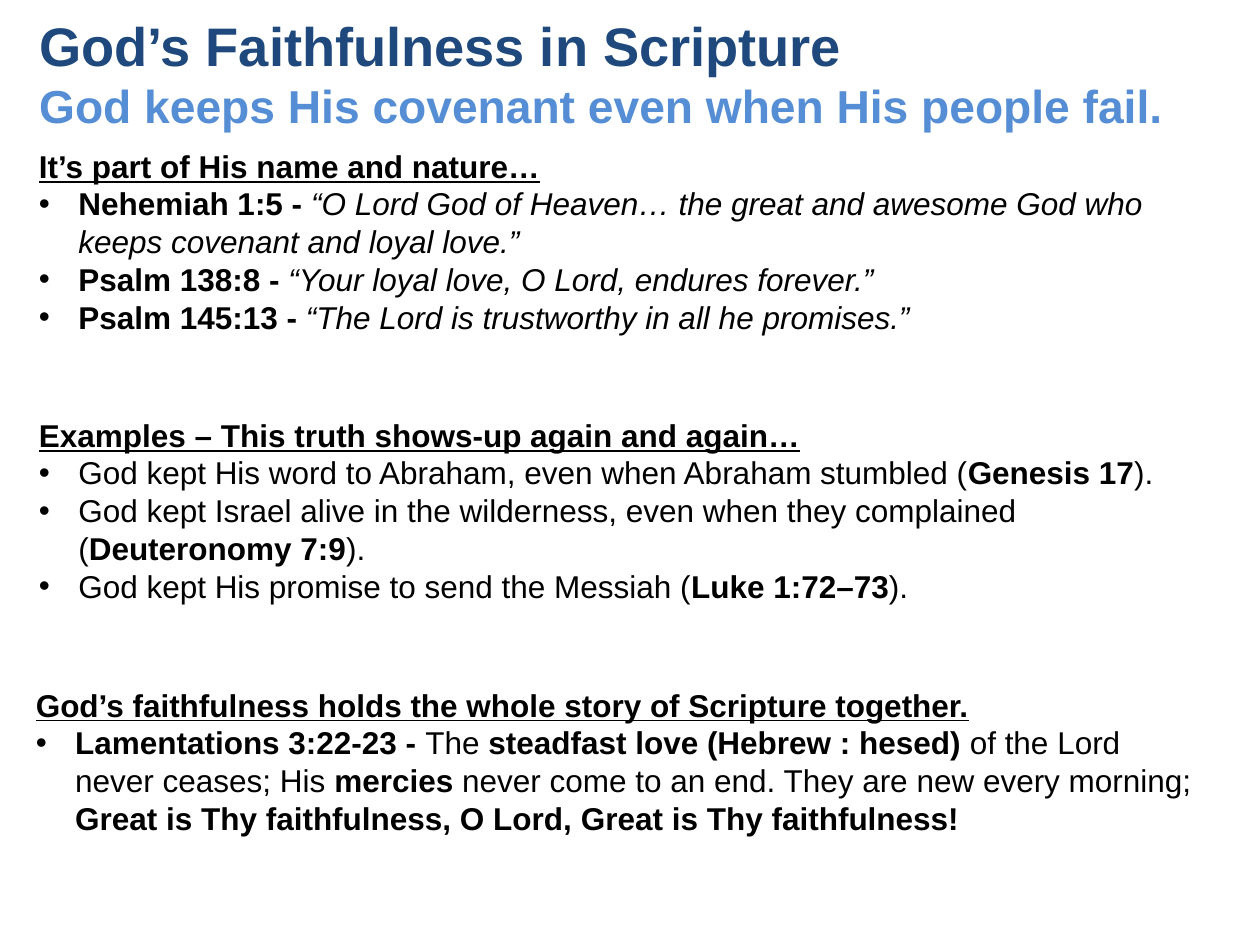
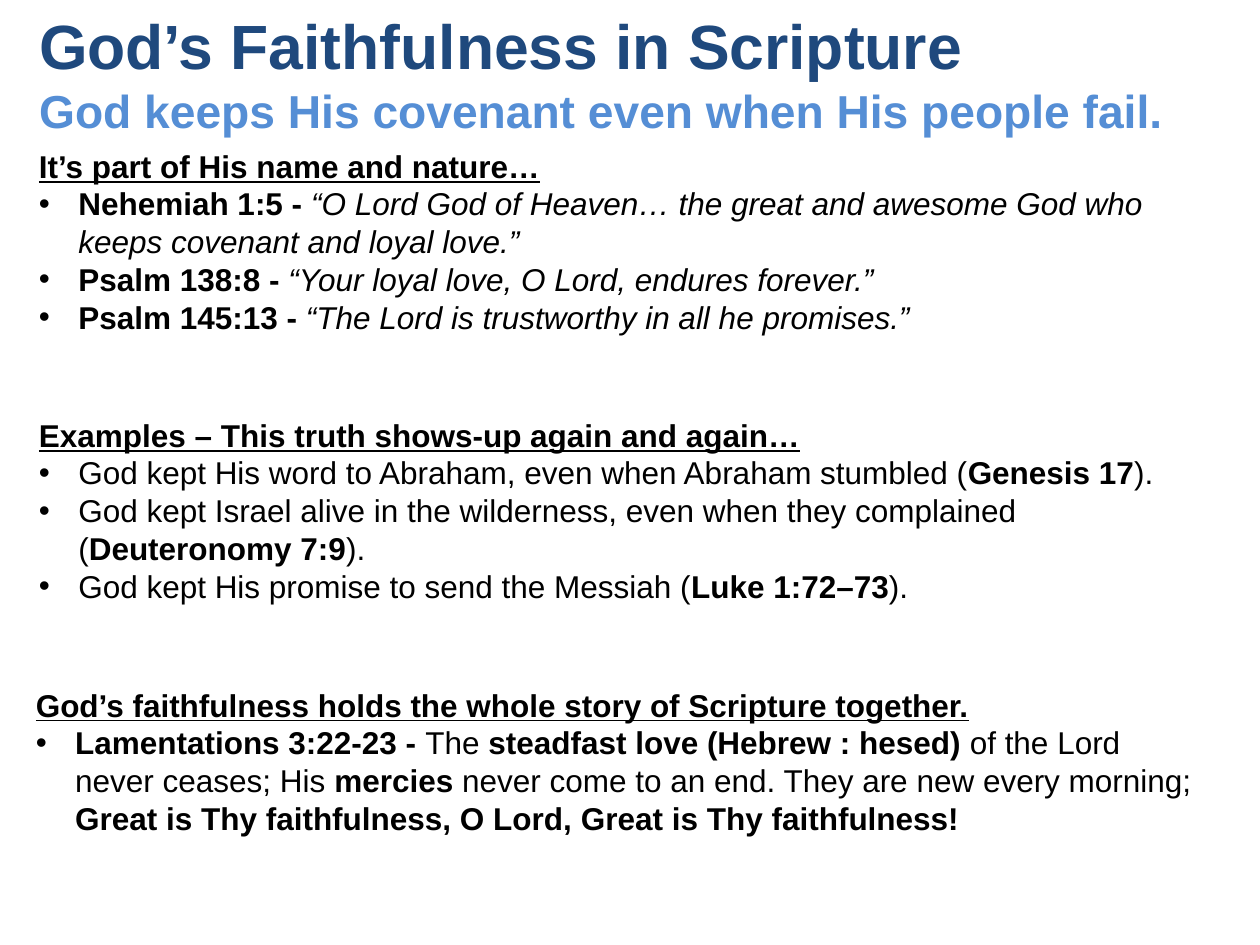
Before and after one commit to UsefulEngines/EvangelismPublic, a slide deck: slide 2 of 2025-Q4/Promises10/2025-12-14-Promises10.pptx. Drawn at 1260x945 pixels with LibreOffice and Linux fonts; fonts in the diff are those of the drawing. Boxes give left, top, right and bottom in pixels: in the first picture for what was removed or moved away, otherwise in the second. Text is boxed around its words. In the diff, an @@ line names an element or a change of style, - is before the commit and + after.

```diff
--- a/2025-Q4/Promises10/2025-12-14-Promises10.pptx
+++ b/2025-Q4/Promises10/2025-12-14-Promises10.pptx
@@ text "God’s Faithfulness in Scripture God ..." at (x1=39, y1=23, x2=1162, y2=137): size 31 to 35.6 pt in "God’s Faithfulness in Scripture" @@
```
Also in this commit, not shown: 1 other slide changed, 2 slides added, 1 other file.
